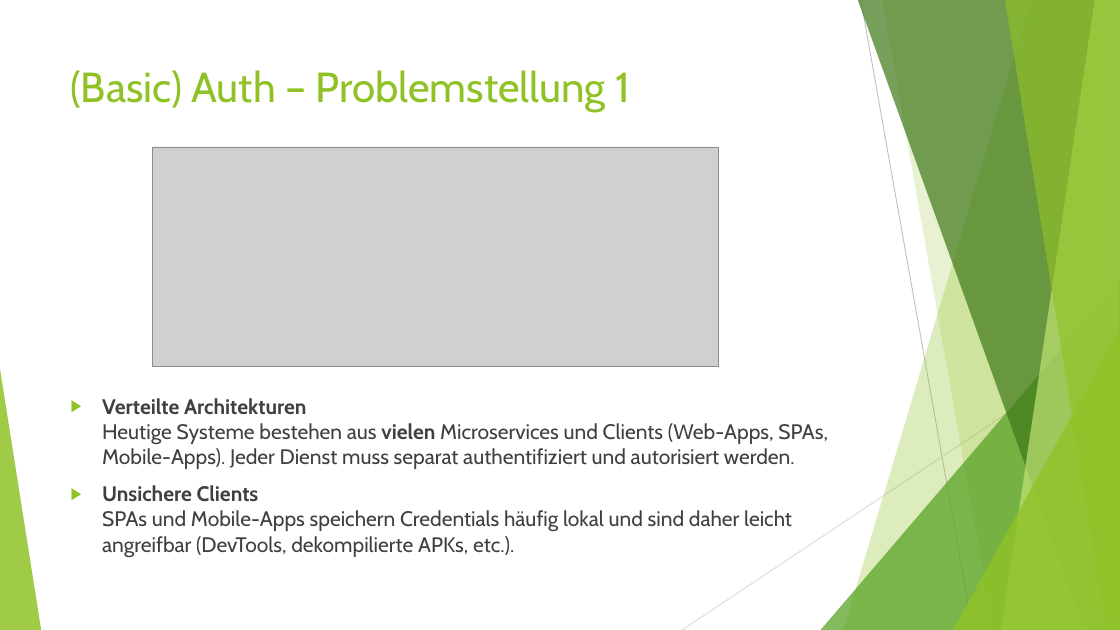
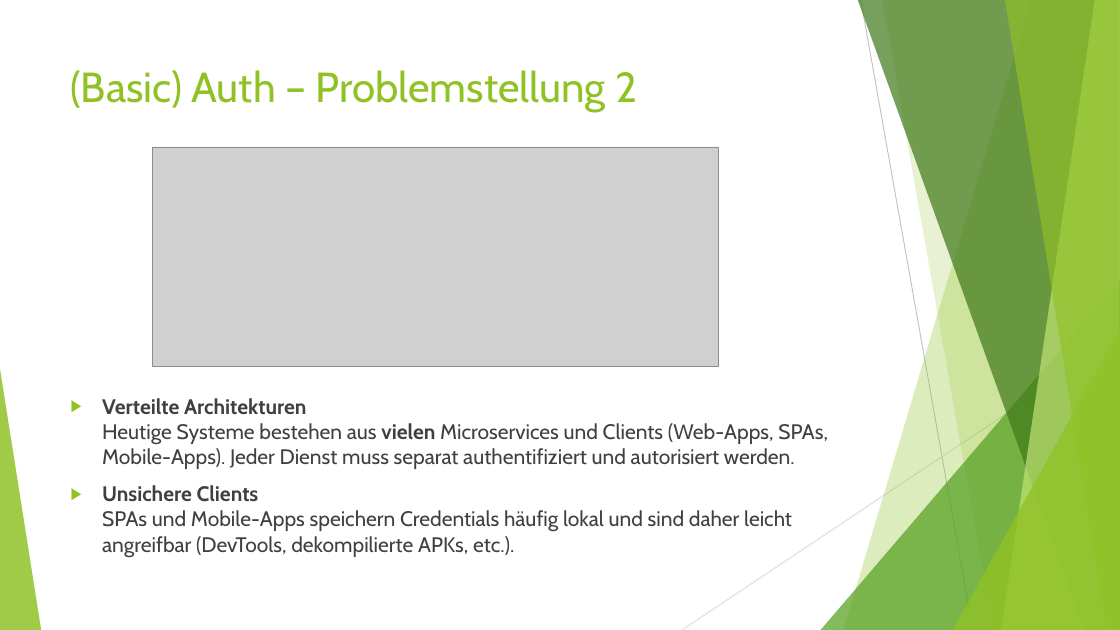
Before and after one commit to MichaelZett/20250708_Spring_Security, a slide deck: slide 106 of Spring_Security.pptx. Drawn at 1120x630 pixels with LibreOffice and Linux fonts; fonts in the diff are those of the drawing; grey boxes stand for pictures. Boxes give left, top, right and bottom in pixels: in the first picture for what was removed or moved away, otherwise in the second. Text is boxed around its words. In the diff, an @@ line names an element or a change of style, - is before the commit and + after.

```diff
--- a/Spring_Security.pptx
+++ b/Spring_Security.pptx
@@ title at (71,70,637,112): text changed @@
-(Basic) Auth – Problemstellung 1
+(Basic) Auth – Problemstellung 2
```
Also in this commit, not shown: 5 other slides changed, 4 slides added.
